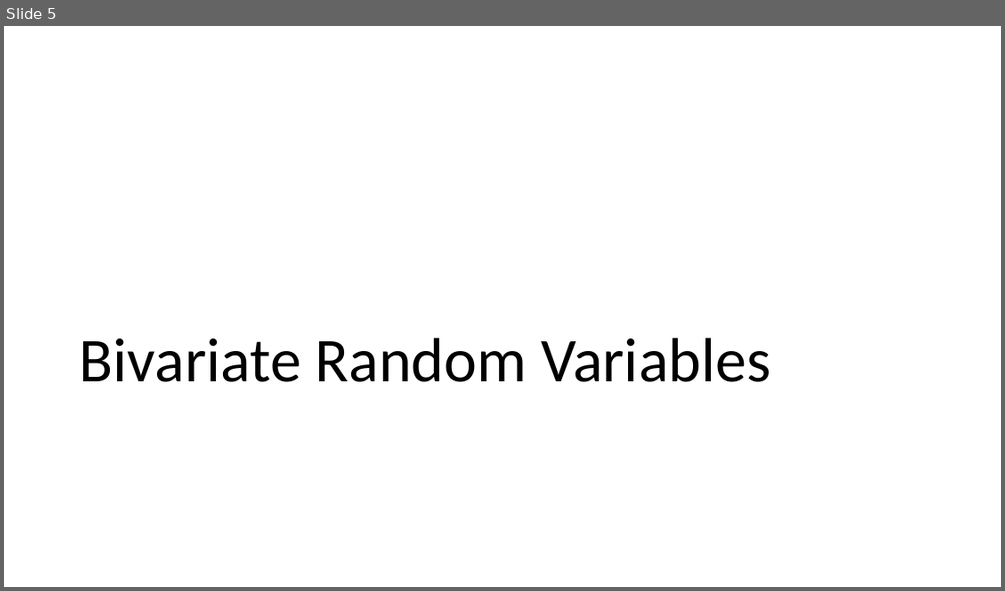
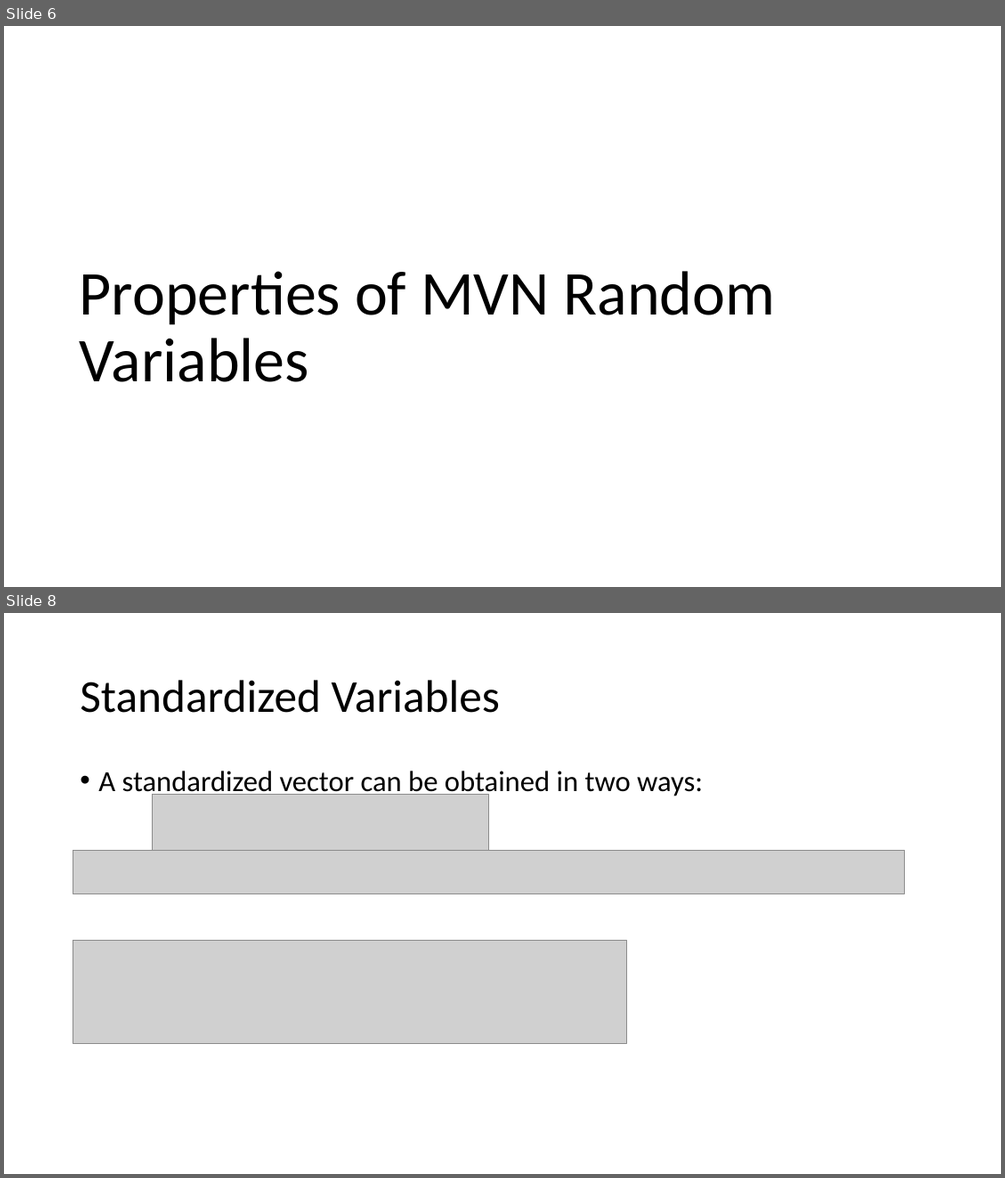
Before and after one commit to hunter-stats/stat717-class-materials, a slide deck: Class 03 Multivariate Normal Distribution.pptx. Shown one above the other, each under a label of ours: slide 5 before the commit, slides 6 and 8 after it; the slides between them are not shown. The pictures are 1005x591 and 1005x1178 pixels, drawn with LibreOffice and Linux fonts; fonts in the diff are those of the drawing; grey boxes stand for pictures. Boxes give left, top, right and bottom in pixels: in the first picture for what was removed or moved away, otherwise in the second. Text is boxed around its words. In the diff, an @@ line names an element or a change of style, - is before the commit and + after.

```diff
--- a/Class 03 Multivariate Normal Distribution.pptx
+++ b/Class 03 Multivariate Normal Distribution.pptx
@@ slide 8 added at (4,613,1001,1174), background #FFFFFF @@
@@ title added at (80,680,500,713), 44 pt, text #000000 @@
+Standardized Variables
@@ text added at (98,771,703,798), 28 pt, text #000000 @@
+• A standardized vector can be obtained in two ways:
@@ picture added at (152,794,488,858) @@
@@ picture added at (73,850,905,893) @@
@@ picture added at (73,941,628,1044) @@
@@ what was slide 5 is now slide 6 @@
@@ slide 6 changed as well @@
@@ title at (80,271,776,382): text changed @@
-Bivariate Random Variables
+Properties of MVN Random Variables
```
Also in this commit, not shown: 3 other slides changed, 22 other slides added, 25 slides removed, 3 other files.
